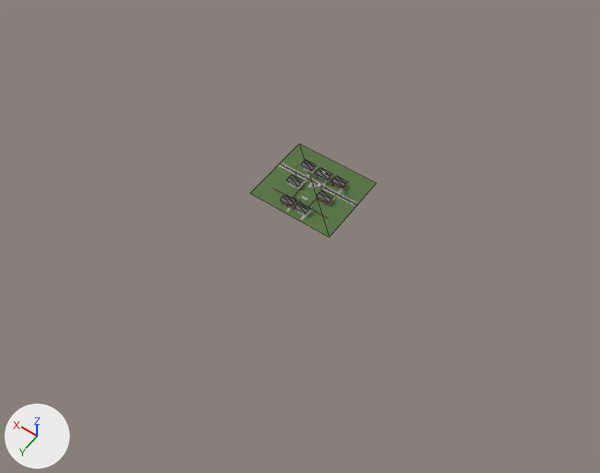
The Blender file art/house/house_exterior.blend, before and after one commit.
Rendered twice from a camera (50 mm lens) standing at (-1430.0, 2075.0, 2897.0) and looking at (-62.0, 160.0, -113.0). Every picture has the same lights, and +X, +Y and +Z are marked at lower left. The first picture is the older version. Mesh edges are drawn as thin lines on the coarser meshes.

Objects in the first picture: 'Ext_Ground_Grass' and 14 more.
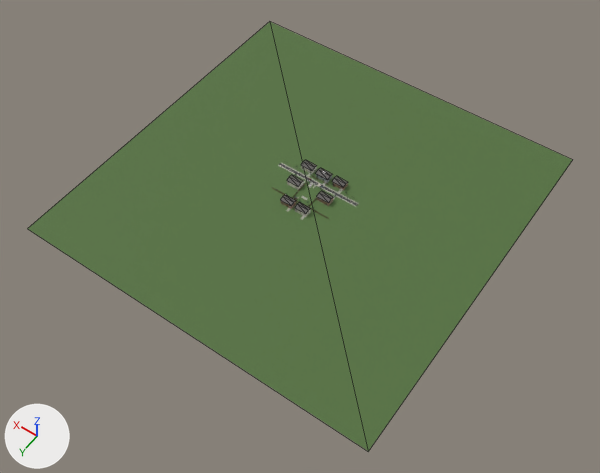
Diff of the bpy script that builds the scene:
```diff
--- a/art/house/house_exterior.blend.py
+++ b/art/house/house_exterior.blend.py
@@ me_ext_ground_grass @@
 # used by ob_ext_ground_grass; location = (0.0, 0.0, 0.0)
-me_ext_ground_grass.from_pydata(...)  # 4 vertices, 2 faces; spans x -220.0..220.0, y -230.0..160.0, z -1.0
-me_ext_ground_grass.vertices[0].co = (-220.0, -230.0, -1.0)  # pixel (376, 183)
-me_ext_ground_grass.vertices[1].co = (220.0, -230.0, -1.0)  # pixel (299, 143)
-me_ext_ground_grass.vertices[2].co = (220.0, 160.0, -1.0)  # pixel (250, 193)
-me_ext_ground_grass.vertices[3].co = (-220.0, 160.0, -1.0)  # pixel (329, 237)
+me_ext_ground_grass.from_pydata(...)  # 4 vertices, 2 faces; spans x -900.0..900.0, y -900.0..900.0, z -1.0
+# me_ext_ground_grass part 1
+me_ext_ground_grass.vertices[0].co = (-900.0, -900.0, -1.0)  # pixel (572, 159)
+me_ext_ground_grass.vertices[1].co = (900.0, -900.0, -1.0)  # pixel (269, 21)
+me_ext_ground_grass.vertices[2].co = (900.0, 900.0, -1.0)  # pixel (27, 228)
+me_ext_ground_grass.vertices[3].co = (-900.0, 900.0, -1.0)  # pixel (368, 451)
 me_ext_ground_grass.materials.append(mat_t_grass)
```

Where the change shows, as pixel boxes [x1, y1, x2, y2] in the pictures (600 x 473 px):
'Ext_Ground_Grass', reshaped (330% wider, 357% taller)
    before: [250, 144, 376, 237]
    after: [27, 22, 572, 451]
